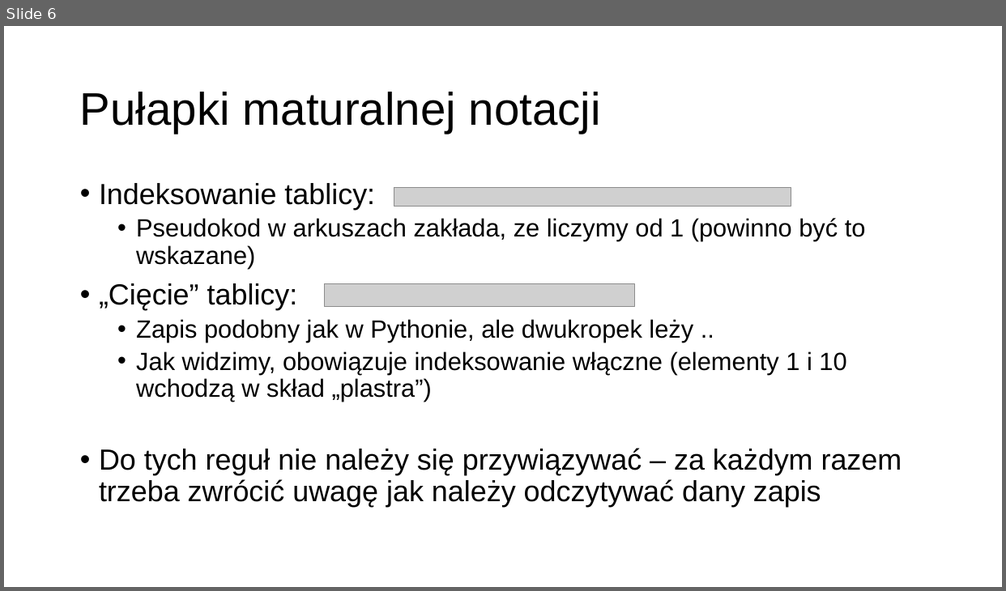
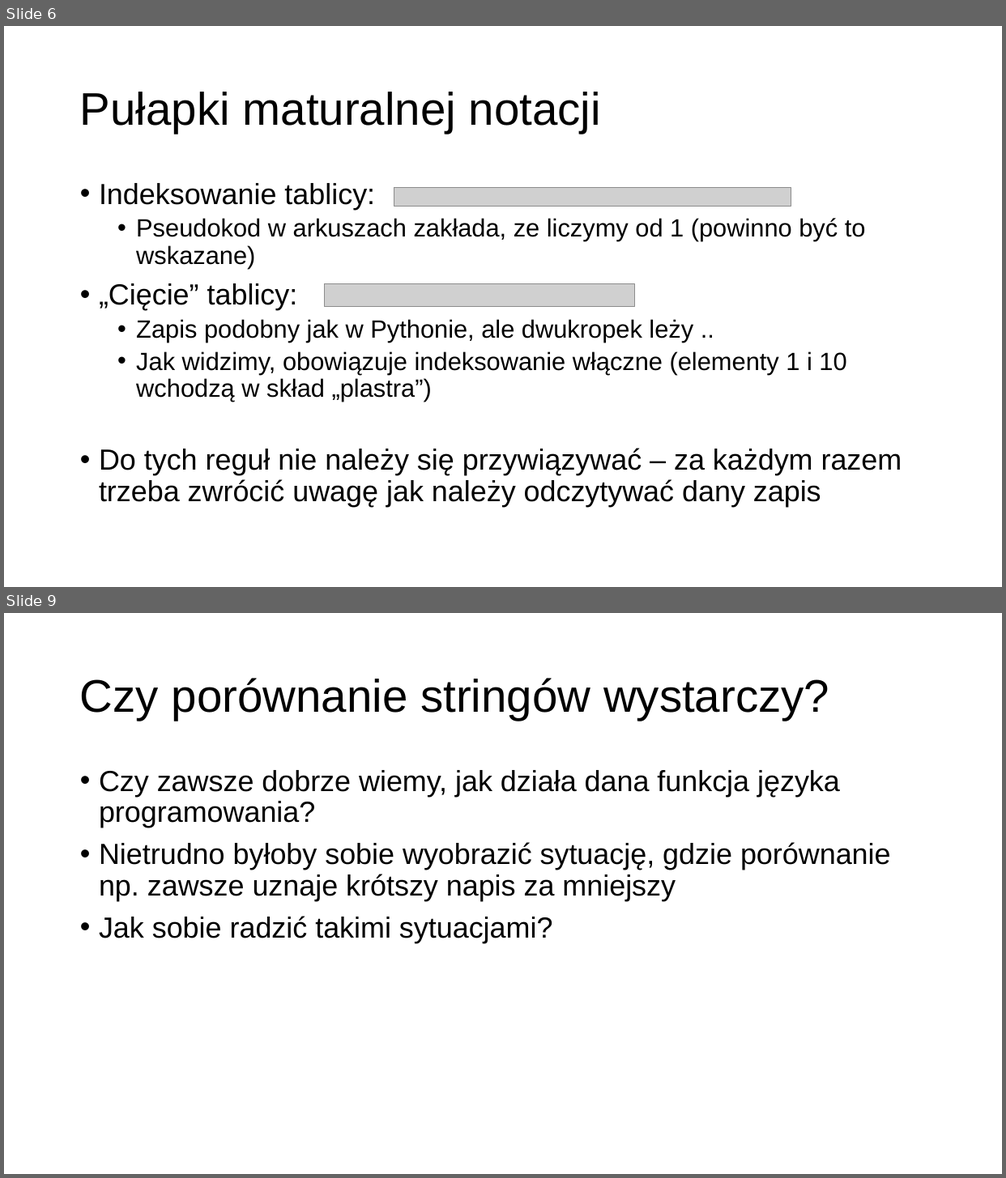
Before and after one commit to MikoStoro/ETI_Academy_Matura, a slide deck: prezentacje/Prezentacja3.pptx. Shown one above the other, each under a label of ours: slide 6 before the commit, slides 6 and 9 after it; the slides between them are not shown. The pictures are 1006x591 and 1006x1178 pixels, drawn with LibreOffice and Linux fonts; fonts in the diff are those of the drawing; grey boxes stand for pictures; background and template pictures are left out. Boxes give left, top, right and bottom in pixels: in the first picture for what was removed or moved away, otherwise in the second. Text is boxed around its words. In the diff, an @@ line names an element or a change of style, - is before the commit and + after.

```diff
--- a/prezentacje/Prezentacja3.pptx
+++ b/prezentacje/Prezentacja3.pptx
@@ slide 9 added at box(4, 613, 1002, 1174), background picture (left out) @@
@@ title added at box(80, 678, 829, 720), 44 pt, text #000000 @@
+Czy porównanie stringów wystarczy?
@@ text added at box(99, 770, 891, 943), 28 pt, text #000000 @@
+• Czy zawsze dobrze wiemy, jak działa dana funkcja języka programowania?
+• Nietrudno byłoby sobie wyobrazić sytuację, gdzie porównanie np. zawsze uznaje krótszy napis za mniejszy
+• Jak sobie radzić takimi sytuacjami?
```
Also in this commit, not shown: 1 slide changed, 10 other slides added, 1 slide removed, 3 other files.
